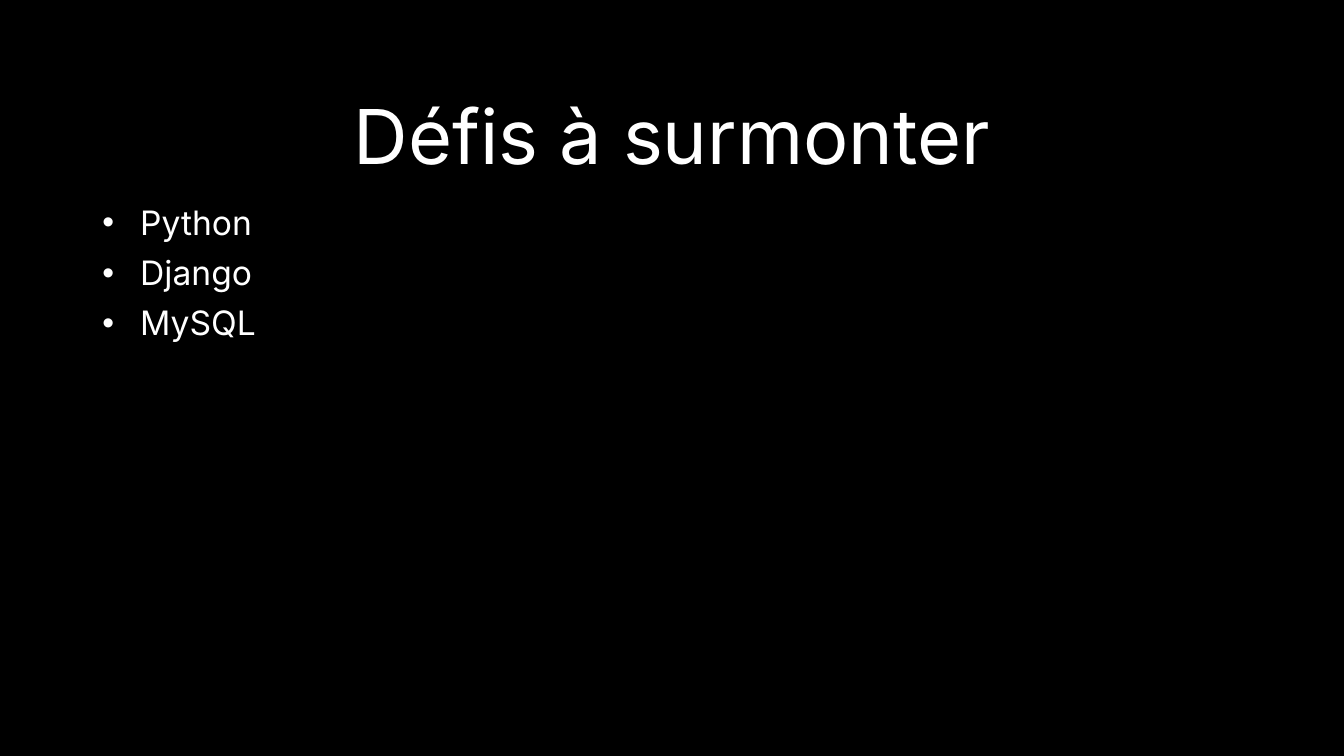
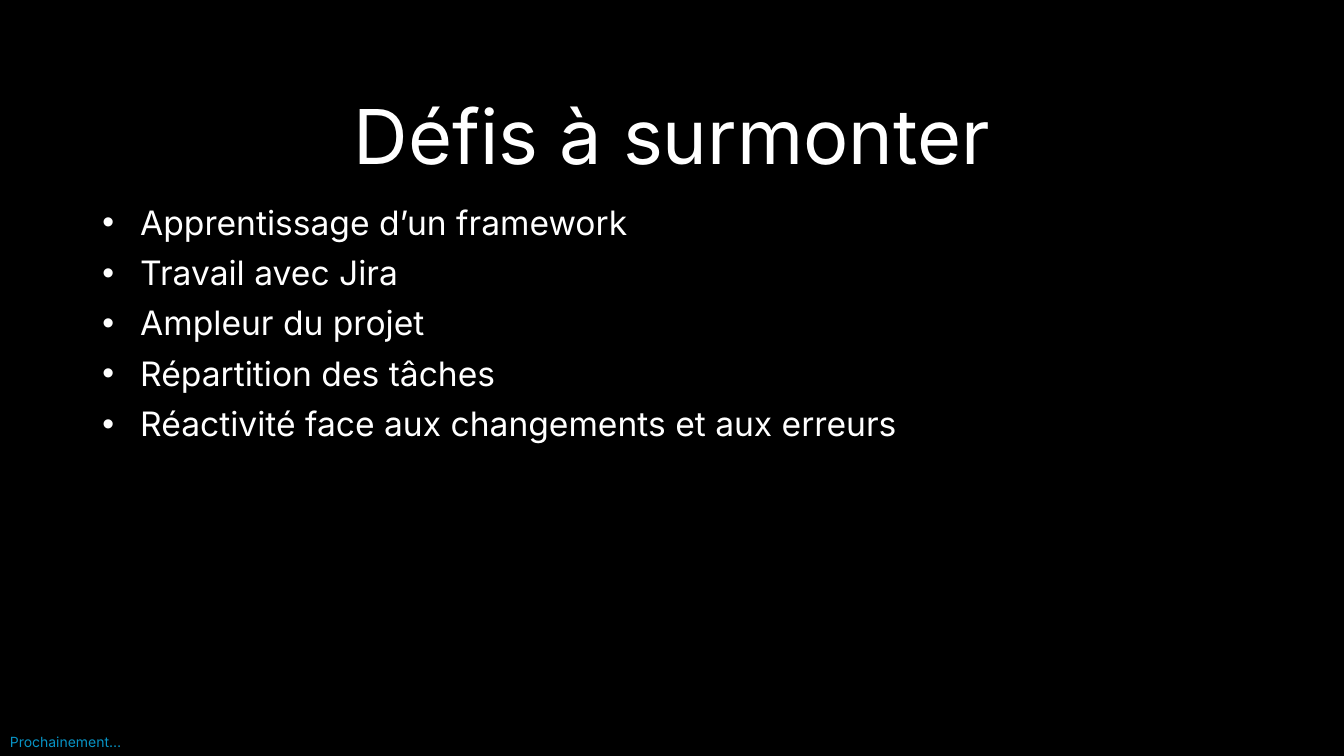
Before and after one commit to EDM115-org/Senescalade, a slide deck: slide 6 of Organisation/Rendus/Présentation Janvier 2024.pptx. Drawn at 1344x756 pixels with LibreOffice and Linux fonts; fonts in the diff are those of the drawing; background and template pictures are left out. Boxes give left, top, right and bottom in pixels: in the first picture for what was removed or moved away, otherwise in the second. Text is boxed around its words. In the diff, an @@ line names an element or a change of style, - is before the commit and + after.

```diff
--- a/Organisation/Rendus/Présentation Janvier 2024.pptx
+++ b/Organisation/Rendus/Présentation Janvier 2024.pptx
@@ text at <box>140,209,897,444</box>: text changed @@
-• Python
-• Django
-• MySQL
+• Apprentissage d’un framework
+• Travail avec Jira
+• Ampleur du projet
+• Répartition des tâches
+• Réactivité face aux changements et aux erreurs
@@ text added at <box>10,736,121,747</box>, 10 pt, text #0893C4 @@
+Prochainement…
```
Also in this commit, not shown: 4 other slides changed, 4 slides added, 2 slides removed.
